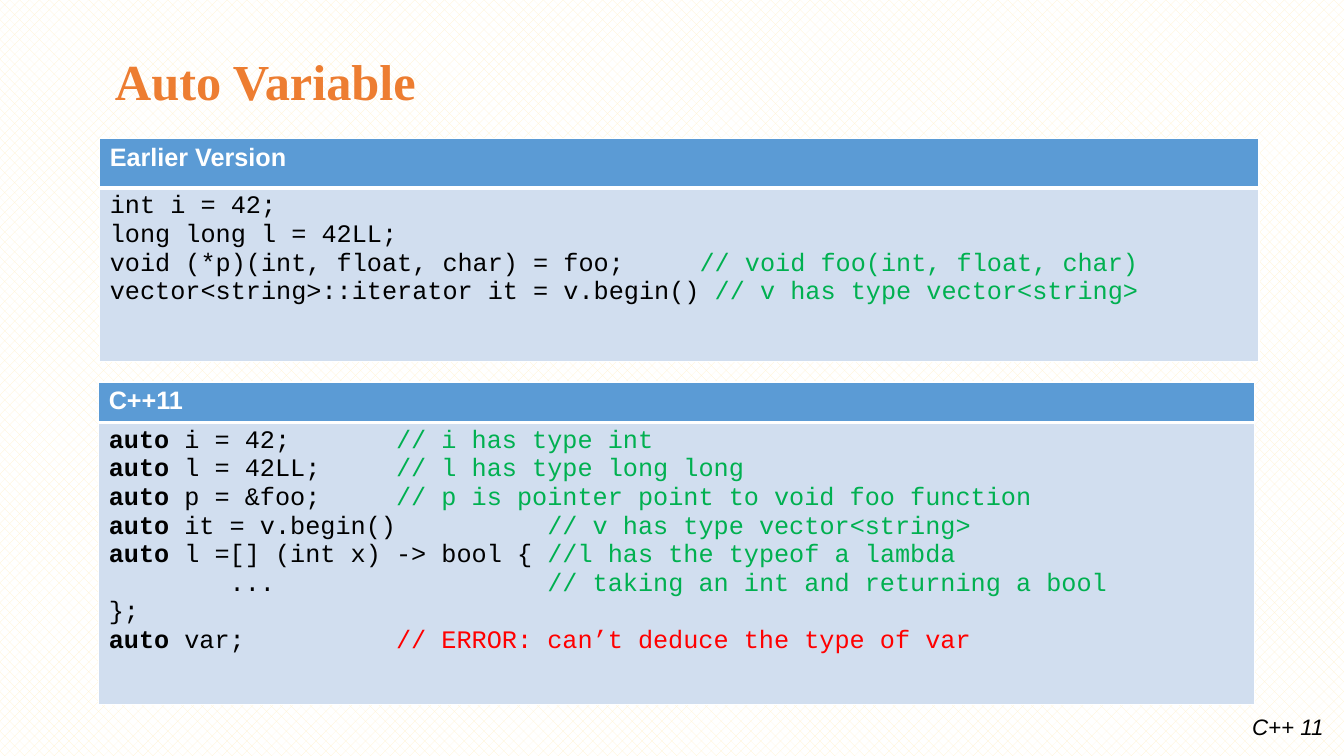
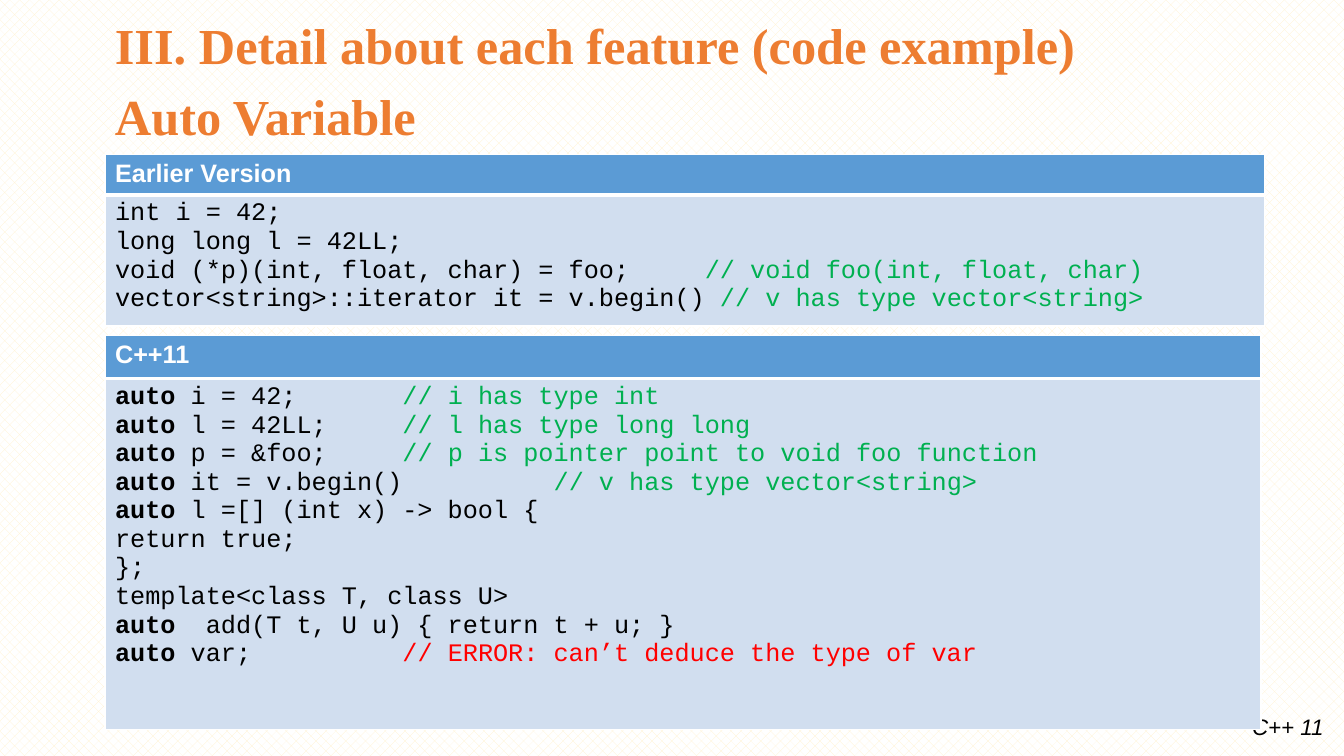
Before and after one commit to minhthedt/hello-world, a slide deck: slide 6 of Training/LG_Training_C++11.pptx. Drawn at 1344x756 pixels with LibreOffice and Linux fonts; fonts in the diff are those of the drawing; background and template pictures are left out. Boxes give left, top, right and bottom in pixels: in the first picture for what was removed or moved away, otherwise in the second. Text is boxed around its words. In the diff, an @@ line names an element or a change of style, - is before the commit and + after.

```diff
--- a/Training/LG_Training_C++11.pptx
+++ b/Training/LG_Training_C++11.pptx
@@ text added at (x1=115, y1=28, x2=1075, y2=75), 36 pt, text #ED7D31, bold @@
+III. Detail about each feature (code example)
@@ text "Auto Variable" moved from (x1=115, y1=65, x2=416, y2=101) to (x1=115, y1=100, x2=416, y2=136) @@
@@ table resized from (x1=100, y1=138, x2=1259, y2=361) to (x1=105, y1=154, x2=1264, y2=326) @@
@@ table at (x1=105, y1=336, x2=1261, y2=730) @@
-row 2, column 1: auto i = 42; // i has type int / auto l = 42LL; // l has type long long / auto p = &foo; // p is pointer point to void foo function / auto it = v.begin() // v has type vector<string> / auto l =[] (int x) -> bool { //l has the typeof a lambda / ... // taking an int and returning a bool / }; / auto var; // ERROR: can’t deduce the type of var
+row 2, column 1: auto i = 42; // i has type int / auto l = 42LL; // l has type long long / auto p = &foo; // p is pointer point to void foo function / auto it = v.begin() // v has type vector<string> / auto l =[] (int x) -> bool { / return true; / }; / template<class T, class U> / auto add(T t, U u) { return t + u; } / auto var; // ERROR: can’t deduce the type of var
@@ table resized from (x1=99, y1=382, x2=1255, y2=705) to (x1=105, y1=336, x2=1261, y2=730) @@
```
Also in this commit, not shown: 18 other slides changed, 9 slides added, 2 slides removed, 46 other files.
